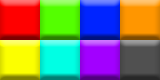
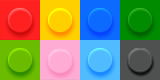
The second (160, 80) image is a revision of the first. Changes to its layers:
added layer "Layer 10" above "Layer 7" over [120, 40, 160, 80]
added layer "Layer 7" above "Layer 6" over [0, 40, 40, 80]
added layer "Layer 6" above "Layer 9" over [120, 0, 160, 40]
added layer "Layer 9" above "Layer 5" over [40, 40, 80, 80]
added layer "Layer 4" above "Layer 3" over [80, 40, 120, 80]
added layer "Layer 3" above "Layer 2" over [80, 0, 120, 40]
added layer "Layer 2" above "Layer 1" over [40, 0, 80, 40]
added layer "Layer 1" above "Rectangle 1 copy 7" over [0, 0, 40, 40]
